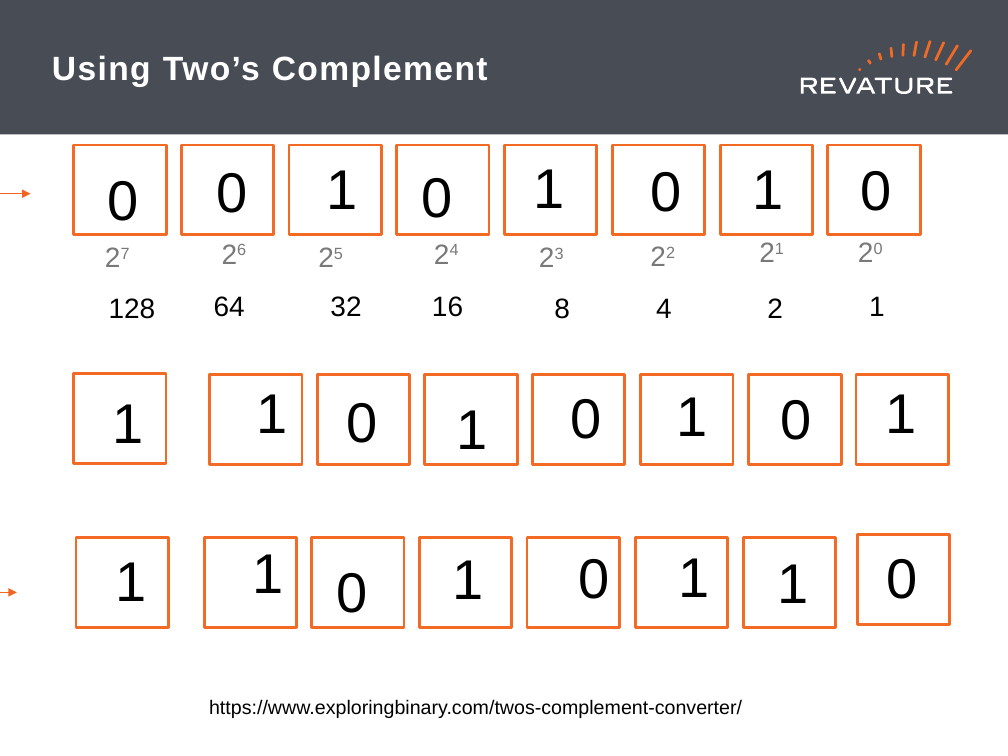
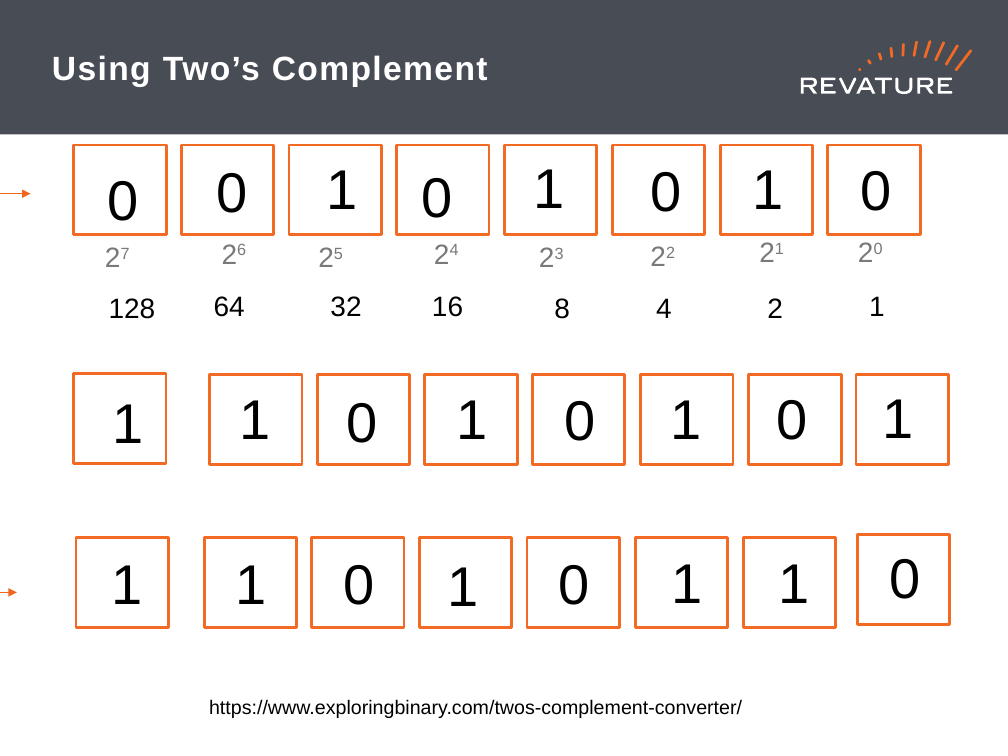
Before and after one commit to jhigherevature/spark-examples, a slide deck: slide 6 of revised-ppts/Day 10 PPT.pptx. Drawn at 1008x756 pixels with LibreOffice and Linux fonts; fonts in the diff are those of the drawing. Boxes give left, top, right and bottom in pixels: in the first picture for what was removed or moved away, otherwise in the second. Text is boxed around its words. In the diff, an @@ line names an element or a change of style, - is before the commit and + after.

```diff
--- a/revised-ppts/Day 10 PPT.pptx
+++ b/revised-ppts/Day 10 PPT.pptx
@@ text "1" moved from (x1=256, y1=394, x2=287, y2=433) to (x1=239, y1=400, x2=270, y2=439) @@
@@ text "1" moved from (x1=457, y1=410, x2=488, y2=449) to (x1=457, y1=400, x2=488, y2=439) @@
@@ 3 texts moved together from (x1=116, y1=399, x2=812, y2=601) to (x1=111, y1=400, x2=807, y2=604) @@
@@ text "1" moved from (x1=252, y1=554, x2=283, y2=593) to (x1=235, y1=565, x2=266, y2=604) @@
@@ text "0" moved from (x1=337, y1=573, x2=368, y2=613) to (x1=344, y1=565, x2=375, y2=605) @@
@@ 3 texts moved together from (x1=453, y1=394, x2=917, y2=599) to (x1=448, y1=399, x2=914, y2=606) @@
@@ text "0" moved from (x1=578, y1=559, x2=609, y2=599) to (x1=558, y1=565, x2=589, y2=605) @@
@@ text "1" moved from (x1=679, y1=558, x2=710, y2=597) to (x1=671, y1=564, x2=702, y2=603) @@
```
Also in this commit, not shown: 22 other files.
